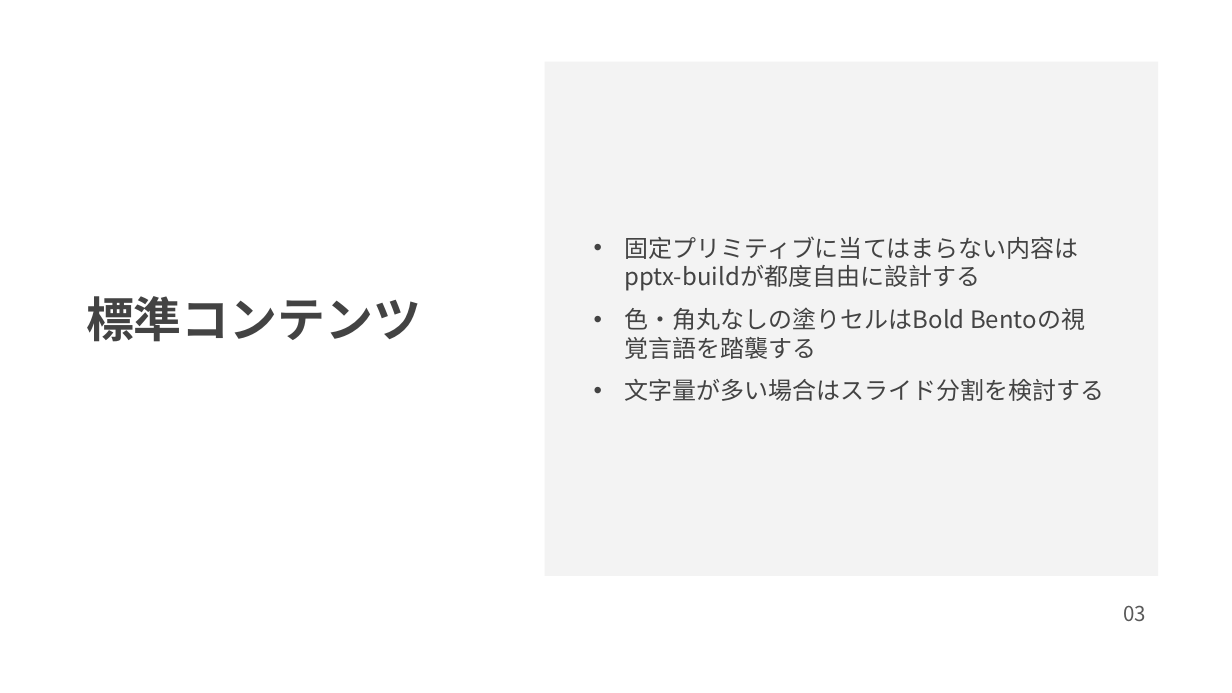
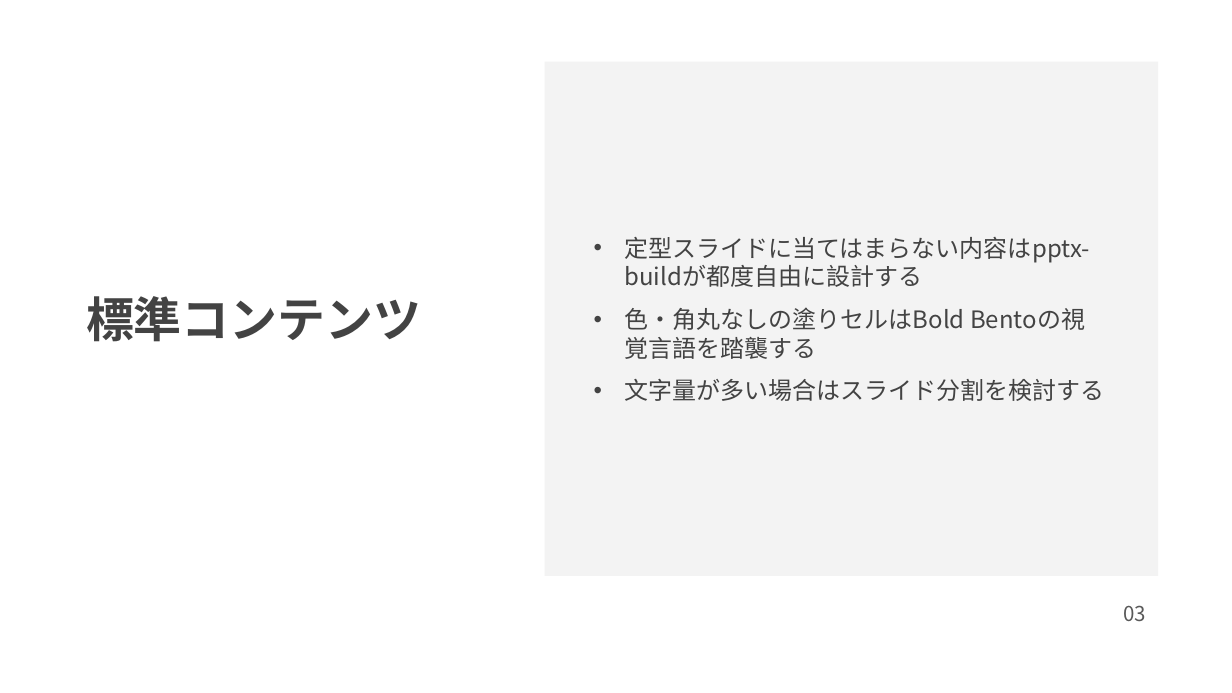
Before and after one commit to penta-air/pptx-origin, a slide deck: slide 3 of design-system/default/preview.pptx. Drawn at 1232x693 pixels with LibreOffice and Linux fonts; fonts in the diff are those of the drawing. Boxes give left, top, right and bottom in pixels: in the first picture for what was removed or moved away, otherwise in the second. Text is boxed around its words. In the diff, an @@ line names an element or a change of style, - is before the commit and + after.

```diff
--- a/design-system/default/preview.pptx
+++ b/design-system/default/preview.pptx
@@ text at bbox=[624, 237, 1090, 287]: text changed @@
-• 固定プリミティブに当てはまらない内容はpptx-buildが都度自由に設計する
+• 定型スライドに当てはまらない内容はpptx-buildが都度自由に設計する
```
Also in this commit, not shown: 1 other slide changed, 3 slides removed, 13 other files.
